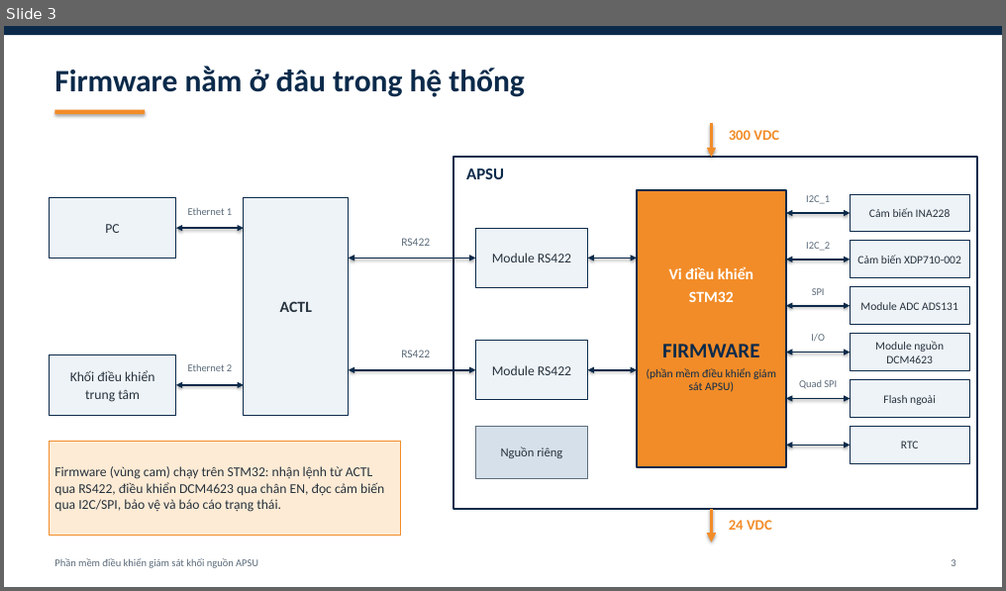
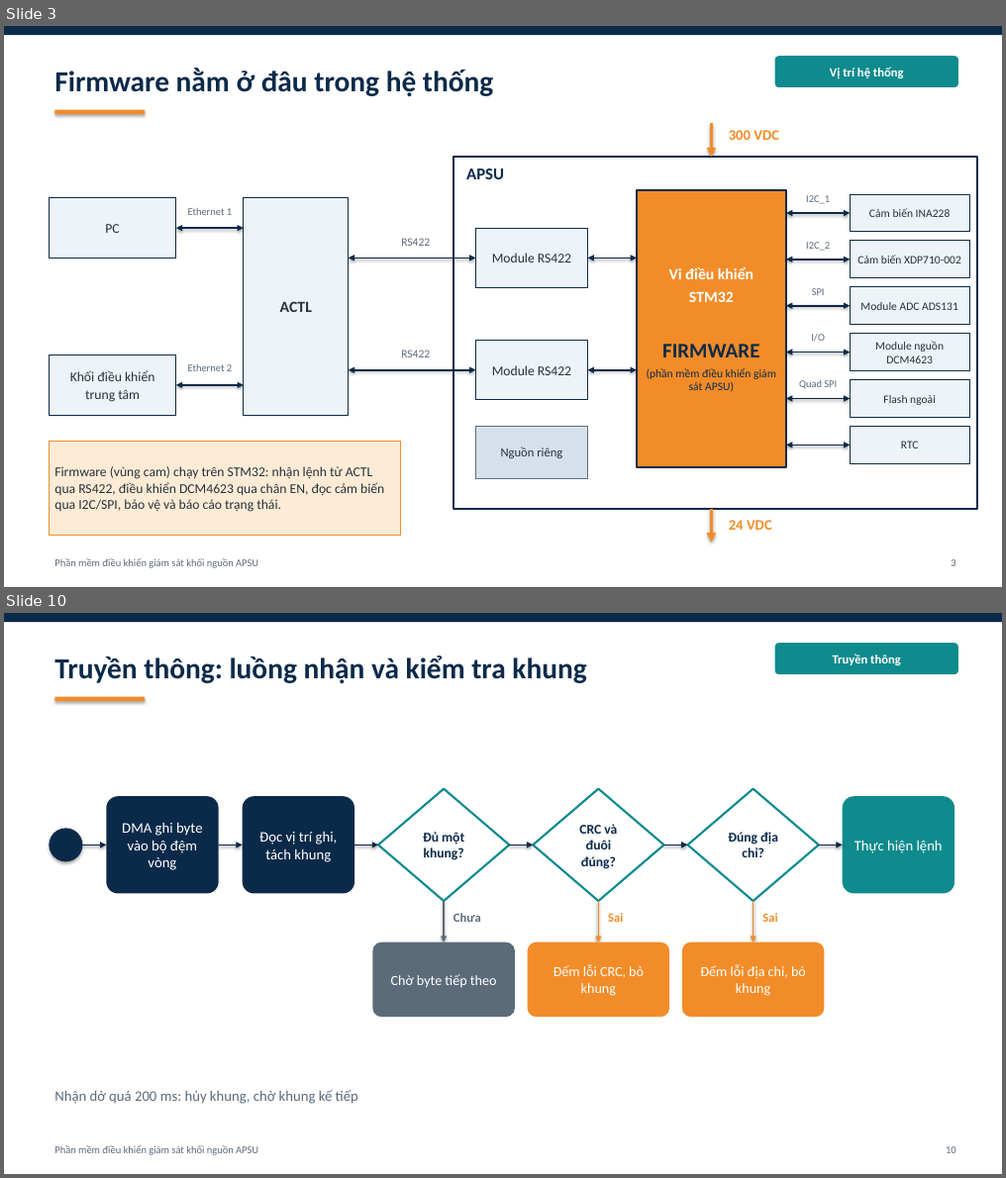
Before and after one commit to yuhneyugnnnn221103/PSU-Firmware, a slide deck: docs/APSU_firmware_tong_quan.pptx. Shown one above the other, each under a label of ours: slide 3 before the commit, slides 3 and 10 after it; the slides between them are not shown. The pictures are 1006x591 and 1006x1178 pixels, drawn with LibreOffice and Linux fonts; fonts in the diff are those of the drawing. Boxes give left, top, right and bottom in pixels: in the first picture for what was removed or moved away, otherwise in the second. Text is boxed around its words. In the diff, an @@ line names an element or a change of style, - is before the commit and + after.

```diff
--- a/docs/APSU_firmware_tong_quan.pptx
+++ b/docs/APSU_firmware_tong_quan.pptx
@@ slide 10 added at box(4, 613, 1002, 1174), background #FFFFFF @@
@@ rectangle added at box(4, 613, 1002, 622), fill #0B2A4A @@
@@ text added at box(54, 656, 586, 684), 28 pt, text #0B2A4A, bold @@
+Truyền thông: luồng nhận và kiểm tra khung
@@ rounded rectangle added at box(775, 643, 958, 674), fill #0F8B8D, 12 pt, text #FFFFFF, bold @@
+Truyền thông
@@ rectangle added at box(54, 697, 145, 701), fill #F28C28 @@
@@ diamond added at box(378, 789, 509, 901), fill #FFFFFF, outline #0F8B8D 2 pt, 13 pt, text #0B2A4A, bold @@
+Đủ một khung?
@@ diamond added at box(534, 789, 664, 901), fill #FFFFFF, outline #0F8B8D 2 pt, 13 pt, text #0B2A4A, bold @@
+CRC và đuôi đúng?
@@ diamond added at box(687, 789, 819, 901), fill #FFFFFF, outline #0F8B8D 2 pt, 13 pt, text #0B2A4A, bold @@
+Đúng địa chỉ?
@@ rounded rectangle added at box(107, 796, 219, 894), fill #0B2A4A, 14 pt, text #FFFFFF @@
+DMA ghi byte vào bộ đệm vòng
@@ rounded rectangle added at box(242, 796, 354, 894), fill #0B2A4A, 14 pt, text #FFFFFF @@
+Đọc vị trí ghi, tách khung
@@ rounded rectangle added at box(843, 796, 954, 894), fill #0F8B8D, 14 pt, text #FFFFFF @@
+Thực hiện lệnh
@@ ellipse added at box(49, 829, 82, 862), fill #0B2A4A @@
@@ arrow added from (82, 845) to (107, 845), #0B2A4A 1.6 pt @@
@@ arrow added from (219, 845) to (242, 845), #0B2A4A 1.6 pt @@
@@ arrow added from (354, 845) to (378, 845), #0B2A4A 1.6 pt @@
@@ arrow added from (509, 845) to (534, 845), #0B2A4A 1.6 pt @@
@@ arrow added from (664, 845) to (687, 845), #0B2A4A 1.6 pt @@
@@ arrow added from (819, 845) to (843, 845), #0B2A4A 1.6 pt @@
@@ arrow added from (445, 901) to (445, 943), #5B6B7A 1.6 pt @@
@@ arrow added from (598, 901) to (598, 943), #F28C28 1.6 pt @@
@@ arrow added from (753, 901) to (753, 943), #F28C28 1.6 pt @@
@@ text added at box(453, 913, 481, 922), 12 pt, text #5B6B7A, bold @@
+Chưa
@@ text added at box(608, 913, 623, 922), 12 pt, text #F28C28, bold @@
+Sai
@@ text added at box(762, 913, 777, 922), 12 pt, text #F28C28, bold @@
+Sai
@@ rounded rectangle added at box(372, 943, 515, 1017), fill #5B6B7A, 13.5 pt, text #FFFFFF @@
+Chờ byte tiếp theo
@@ rounded rectangle added at box(528, 943, 669, 1017), fill #F28C28, 13.5 pt, text #FFFFFF @@
+Đếm lỗi CRC, bỏ khung
@@ rounded rectangle added at box(682, 943, 825, 1017), fill #F28C28, 13.5 pt, text #FFFFFF @@
+Đếm lỗi địa chỉ, bỏ khung
@@ text added at box(54, 1090, 358, 1104), 14 pt, text #5B6B7A @@
+Nhận dở quá 200 ms: hủy khung, chờ khung kế tiếp
@@ text added at box(54, 1146, 258, 1156), 10 pt, text #5B6B7A @@
+Phần mềm điều khiển giám sát khối nguồn APSU
@@ text added at box(945, 1147, 956, 1154), 10 pt, text #5B6B7A @@
+10
@@ slide 3 changed as well @@
@@ text "Firmware nằm ở đâu trong ..." at box(54, 68, 493, 97): size 30 to 28 pt @@
@@ rounded rectangle added at box(775, 56, 958, 87), fill #0F8B8D, 12 pt, text #FFFFFF, bold @@
+Vị trí hệ thống
```
Also in this commit, not shown: 10 other slides changed, 22 other slides added.
